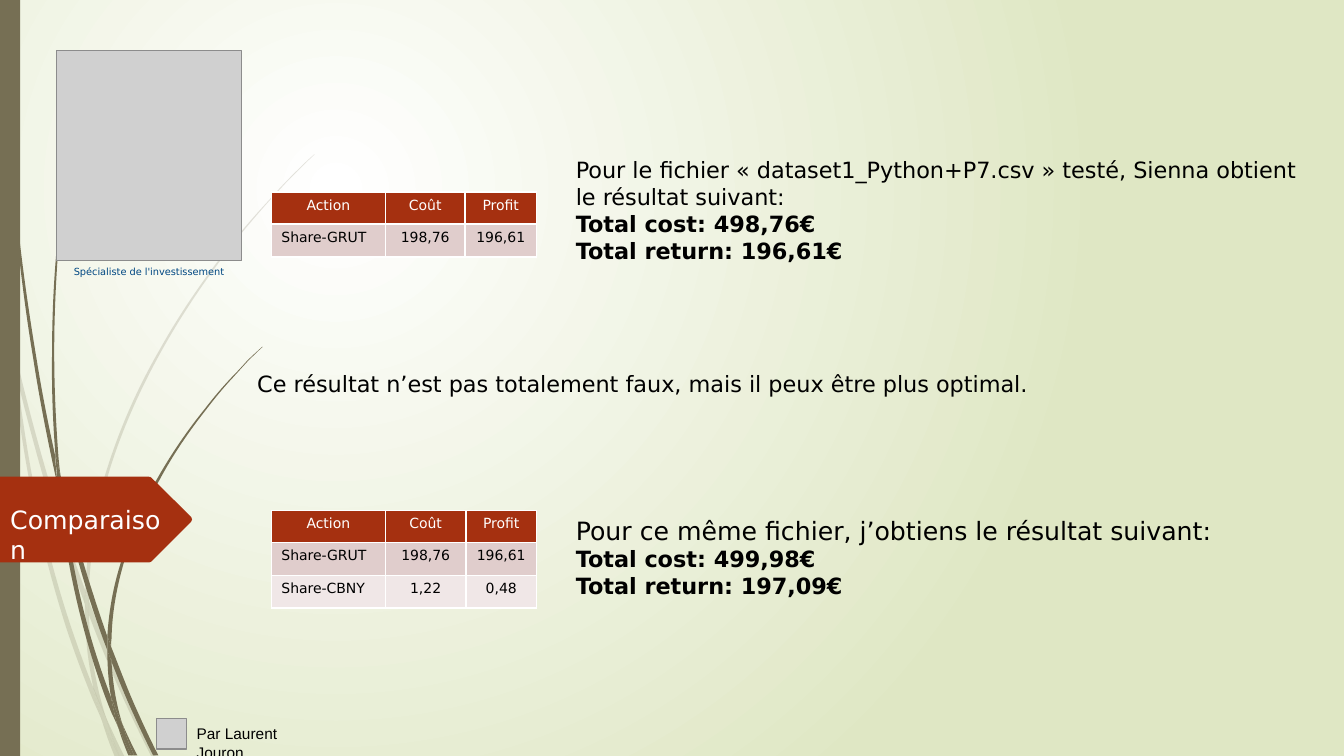
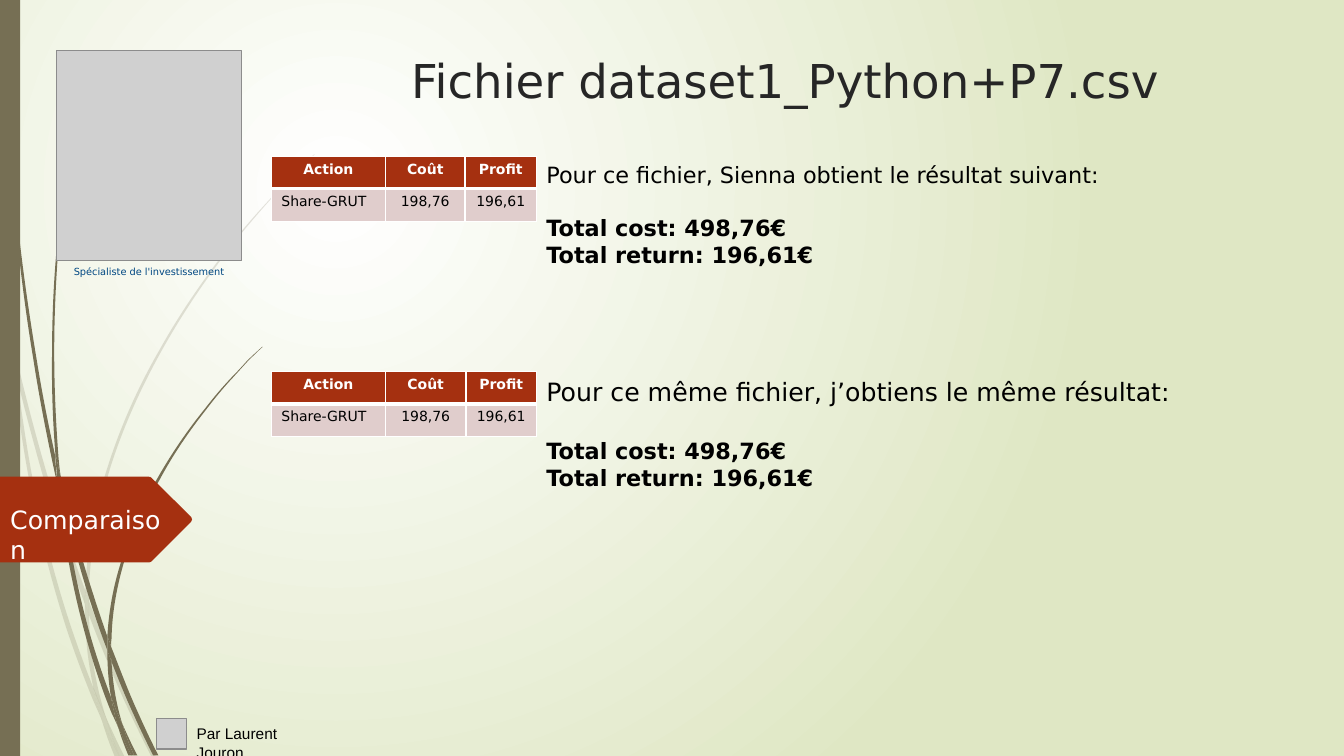
Before and after one commit to LaurentJouron/Python_algo_invest_trade, a slide deck: slide 7 of pptx/algo invest.pptx (slide 8 before the commit). Drawn at 1344x756 pixels with LibreOffice and Linux fonts; fonts in the diff are those of the drawing; grey boxes stand for pictures. Boxes give left, top, right and bottom in pixels: in the first picture for what was removed or moved away, otherwise in the second. Text is boxed around its words. In the diff, an @@ line names an element or a change of style, - is before the commit and + after.

```diff
--- a/pptx/algo invest.pptx
+++ b/pptx/algo invest.pptx
@@ text added at box(411, 62, 1158, 108), 33.3 pt, text #262626 @@
+Fichier dataset1_Python+P7.csv
@@ table at box(271, 156, 536, 221) @@
@@ bold on in "Action", "Coût", "Profit" @@
@@ table: place and size @@
-table at box(271, 193, 536, 257)
+table at box(271, 156, 536, 221)
@@ text "Pour ce fichier, Sienna obtient ...": place and size @@
-text "Pour ce fichier, Sienna obtient ..." at box(576, 160, 1295, 263)
+text "Pour ce fichier, Sienna obtient ..." at box(546, 165, 1098, 267)
@@ text at box(546, 165, 1098, 186): text changed @@
-Pour le fichier « dataset1_Python+P7.csv » testé, Sienna obtient le résultat suivant:
+Pour ce fichier, Sienna obtient le résultat suivant:
@@ text removed at box(257, 374, 1027, 397) @@
-Ce résultat n’est pas totalement faux, mais il peux être plus optimal.
@@ table at box(271, 372, 536, 437) @@
-row 3: Share-CBNY | 1,22 | 0,48
@@ table: place and size @@
-table at box(271, 510, 536, 608)
+table at box(271, 372, 536, 437)
@@ text at box(546, 381, 1169, 490): text changed @@
-Pour ce même fichier, j’obtiens le résultat suivant:
-Total cost: 499,98€
-Total return: 197,09€
+Pour ce même fichier, j’obtiens le même résultat:
+Total cost: 498,76€
+Total return: 196,61€
```
Also in this commit, not shown: 9 other slides changed, 10 slides added, 7 other files.
